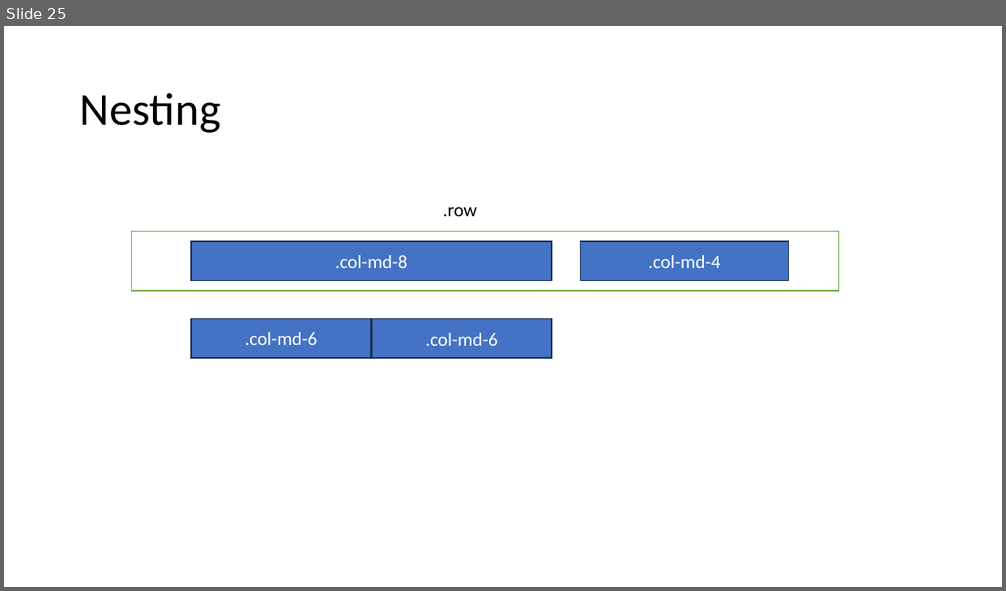
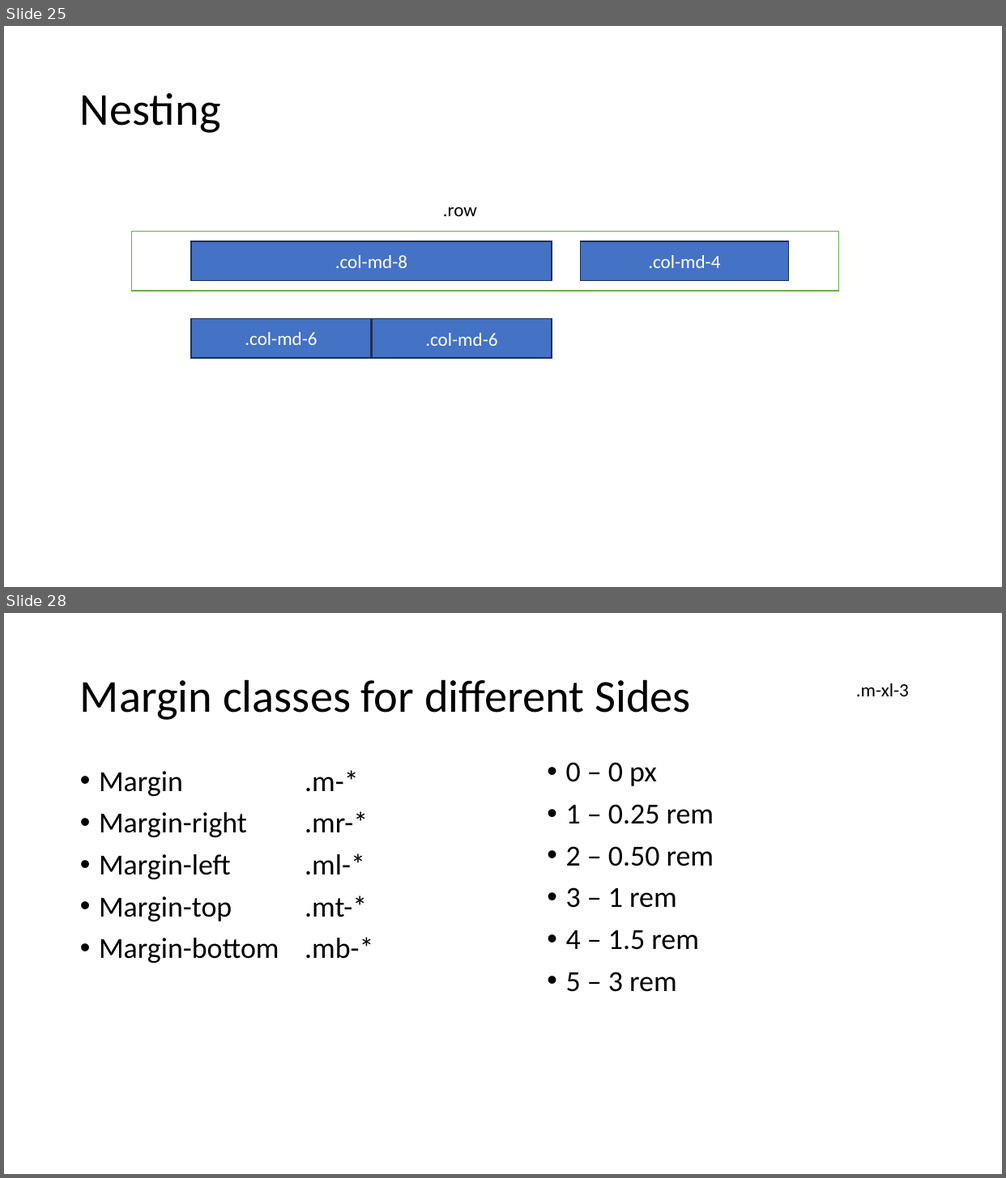
Before and after one commit to PiyushChaturvedii/Batch05, a slide deck: Bootstrap.pptx. Shown one above the other, each under a label of ours: slide 25 before the commit, slides 25 and 28 after it; the slides between them are not shown. The pictures are 1006x591 and 1006x1178 pixels, drawn with LibreOffice and Linux fonts; fonts in the diff are those of the drawing. Boxes give left, top, right and bottom in pixels: in the first picture for what was removed or moved away, otherwise in the second. Text is boxed around its words. In the diff, an @@ line names an element or a change of style, - is before the commit and + after.

```diff
--- a/Bootstrap.pptx
+++ b/Bootstrap.pptx
@@ slide 28 added at [4,613,1002,1174], background #FFFFFF @@
@@ title added at [80,679,691,720], 44 pt, text #000000 @@
+Margin classes for different Sides
@@ text added at [856,683,909,696], 18 pt, text #000000 @@
+.m-xl-3
@@ text added at [99,771,373,963], 28 pt, text #000000 @@
+• Margin .m-*
+• Margin-right .mr-*
+• Margin-left .ml-*
+• Margin-top .mt-*
+• Margin-bottom .mb-*
@@ text added at [566,762,714,992], 28 pt, text #000000 @@
+• 0 – 0 px
+• 1 – 0.25 rem
+• 2 – 0.50 rem
+• 3 – 1 rem
+• 4 – 1.5 rem
+• 5 – 3 rem
```
Also in this commit, not shown: 5 other slides added, 1 slide removed, 31 other files.
